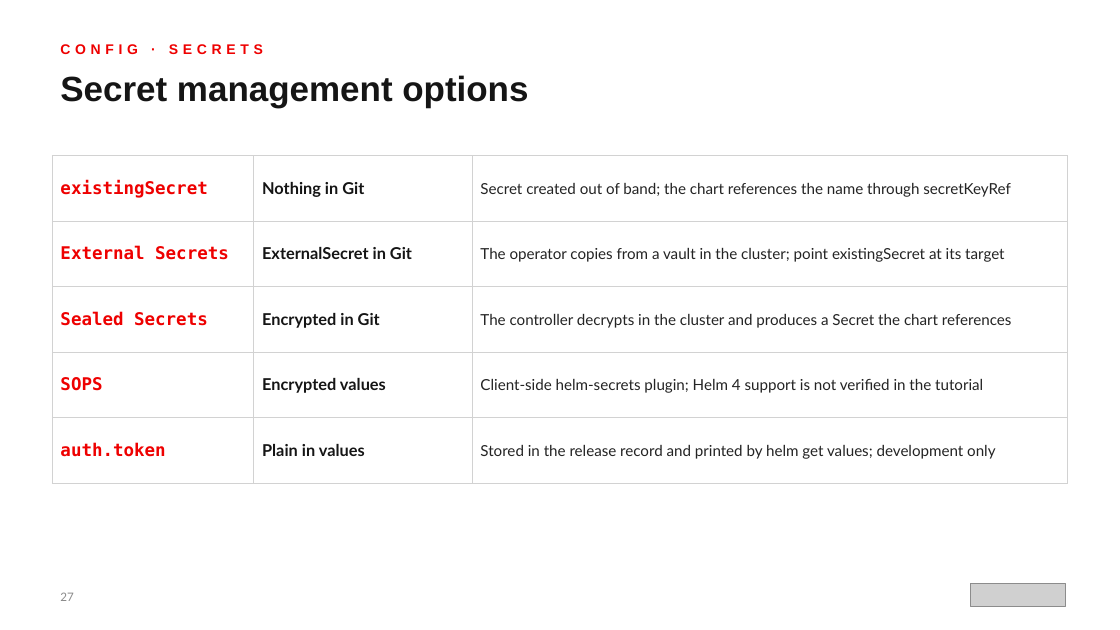
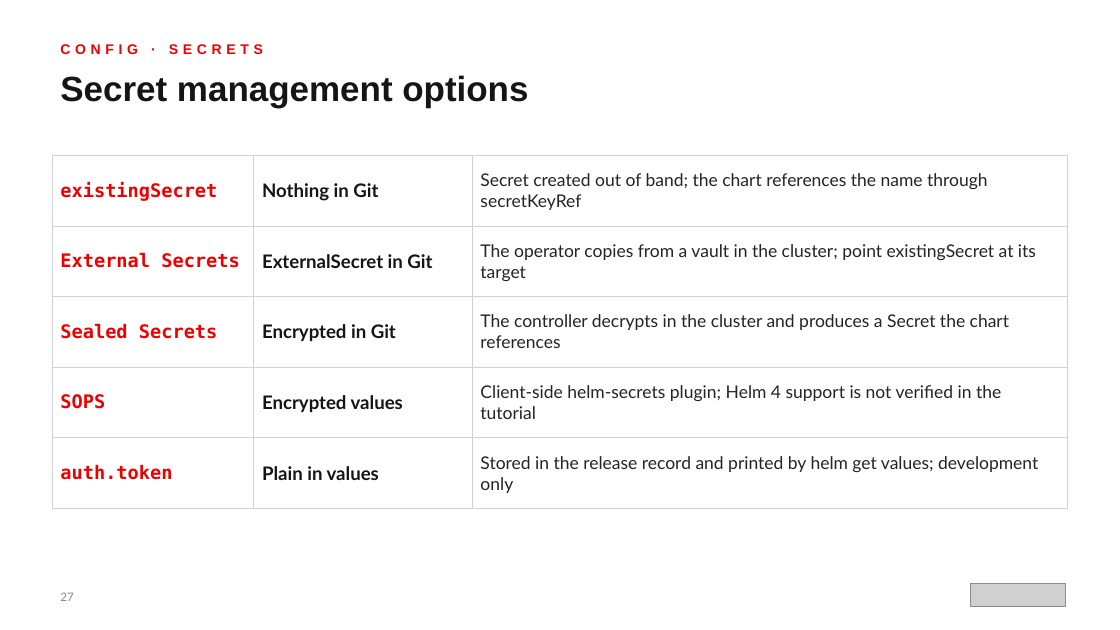
Before and after one commit to patterncatalyst/helm-for-developers, a slide deck: slide 27 of presentation/helm-101/Helm-101-r1.0.pptx. Drawn at 1120x630 pixels with LibreOffice and Linux fonts; fonts in the diff are those of the drawing; grey boxes stand for pictures. Boxes give left, top, right and bottom in pixels: in the first picture for what was removed or moved away, otherwise in the second. Text is boxed around its words. In the diff, an @@ line names an element or a change of style, - is before the commit and + after.

Commit message:
style(r1.0): Helm 101 deck voice pass and readability polish with Red Hat fonts

```diff
--- a/presentation/helm-101/Helm-101-r1.0.pptx
+++ b/presentation/helm-101/Helm-101-r1.0.pptx
@@ table at bbox=[52, 155, 1068, 508] @@
@@ size 15 to 16 pt in "existingSecret", "External Secrets", "Sealed Secrets", "SOPS" and 1 more places @@
@@ size 14 to 16 pt in "Nothing in Git", "ExternalSecret in Git", "Encrypted in Git", "Encrypted values" and 1 more places @@
@@ size 13 to 15 pt in "Secret created out of band; the chart ...", "The operator copies from a vault in ...", "The controller decrypts in the cluster and ...", "Client-side helm-secrets plugin; Helm 4 support is ..." and 1 more places @@
```
Also in this commit, not shown: 21 other slides changed, 2 other files.
